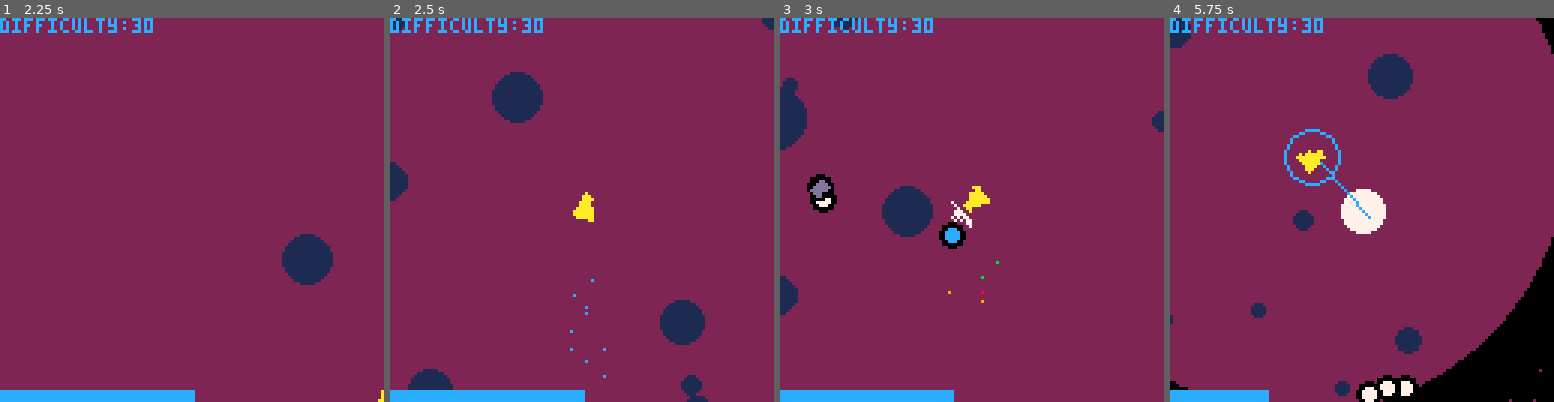
Above: before the commit, frames 1-4 (left to right).
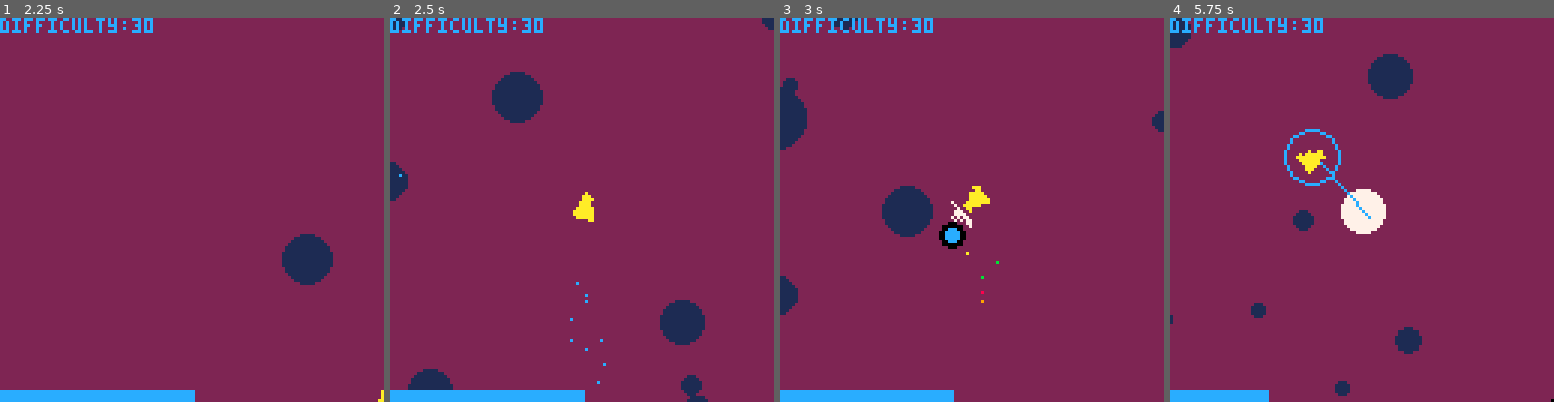
Above: after the commit, the same moments.

Repository: nerisuyu/cosmophidian
Game: PICO-8 cartridge cosmophidian.p8
The game is run twice, just before and just after one commit, with the same random seed, the same clock (stepped at 60 frames per second) and the same inputs.
Inputs:
- Up to frame 1 (2.25 s): tap X (X key) at 0.33, 1.07, 1.85 s; tap O (Z key) at 0.7, 1.7, 2.1 s; hold Right 1.6-2.1 s; hold Up from 2.15 s (still down)
- Up to frame 2 (2.5 s): release Up at 2.42 s; hold Right from 2.47 s (still down)
- Up to frame 3 (3 s): keep holding Right; tap O (Z key) at 2.5, 2.9 s; tap X (X key) at 2.97 s
- Up to frame 4 (5.75 s): release Right at 3.03 s; hold Left 3.08-3.58 s; tap O (Z key) every 0.4 s from 3.3 to 5.7 s; hold Down 3.63-3.97 s; hold Right 4.02-4.68 s; tap X (X key) at 4.08, 5.2 s; hold Up 4.73-5.03 s; hold Left 5.08-5.68 s; hold Down from 5.73 s (still down)

Frame 1 is identical in both runs. In frame 2, 0.1% of the frame differs, in the area x 2-57%, y 40-96%; in frame 3, 0.6%; in frame 4, 7.8%, in the area x 0-100%, y 0-100%.

Commit message:
started wotking on missiles

Diff:
--- a/cosmophidian.p8
+++ b/cosmophidian.p8
@@ -229,7 +229,7 @@
 	music(5,100,5)
 
 	enemy_volume_max=30
-	despawn_distance=150
+	despawn_distance=180
 	ship={x=64,y=64,dx=0,dy=0,
 						ax=0,ay=0,
 						hp=40,
@@ -378,6 +377,7 @@
 
 	//draw_collisions()
  	//clear_collisions()
+	//draw_average_position()
 
 	--[[
 	print(#projectiles,cam.x-64,cam.y-10,7)
@@ -943,10 +943,19 @@
 	return enemy_volume_max-enemy_volume_current
 end
 
-
+movement_vector={x=0,y=0}
+prev_ship_position={x=0,y=0}
 function manage_enemy_spawning()
-	if(tt%100==0) then
-
+		if tt%120==0 then
+			local current_position={x=ship.x,y=ship.y}
+			movement_vector.x=(current_position.x-prev_ship_position.x)/120
+			movement_vector.y=(current_position.y-prev_ship_position.y)/120
+			prev_ship_position = current_position
+		end
+
+
+		if(tt%100==0) then
+		--[[
 	cram_enemy({group=list_enemies,
 		volume=60,
 		c1=13,
@@ -958,6 +967,7 @@
 		volume_added=10,
 		snake_width=5},
 		template_snake)
+		]]
 	cram_enemy({group=list_enemies,
 			volume=7,
 			c1=7,
@@ -970,28 +980,61 @@
 			on_hit={fx_dissolve,oh_take_damage},
 			update={bh_face_towards_ship,bh_shoot_at_player, bh_hitbox}},
 		template_enemy)
-
+	--[[
 	cram_enemy({group=list_enemies,
-			volume_added=4,
+			volume_added=2,
 			volume=3,
 			scale=0.7,
 			speed=1.9},
 		template_enemy_fish)
-
-	end
-end
+		cram_enemy({group=list_enemies,
+			volume_added=2,
+			volume=3,
+			scale=0.7,
+			speed=1.9},
+		template_enemy_fish)
+		cram_enemy({group=list_enemies,
+			volume_added=2,
+			volume=3,
+			scale=0.7,
+			speed=1.9},
+		template_enemy_fish)
+		]]
+	end
+end
+
 
 function get_enemy_spawn_location()
-
-
-	local a={x=randb(-30,30),y=randb(-30,30)}
-	if a.x>0 then a.x+=75 else a.x-=75 end
-	if a.y>0 then a.y+=75 else a.y-=75 end
-	a.x+=ship.x
-	a.y+=ship.y
-	a.angle=randb(-10,10)
-	return a
-end
+	local maxx=100
+	local minn=70
+	local desperse=80
+	local ass={x=movement_vector.x*55+randb(-desperse,desperse),
+	y=movement_vector.y*55+randb(-desperse,desperse),
+	}
+
+	ass.x=sgn(ass.x)*min(abs(ass.x),maxx)
+	ass.y=sgn(ass.y)*min(abs(ass.y),maxx)
+
+	if not ((abs(ass.x))>minn) then
+	ass.y=sgn(ass.y)*max(abs(ass.y),minn)
+	end
+	if not ((abs(ass.y))>minn) then
+	ass.x=sgn(ass.x)*max(abs(ass.x),minn)
+	end
+	ass.x+=ship.x
+	ass.y+=ship.y
+	ass.angle=randb(-10,10)
+
+	return ass
+end
+
+--[[
+function draw_average_position()
+	ass=get_enemy_spawn_location()
+	circ(ship.x+movement_vector.x,ship.y+movement_vector.y,10,0)
+	circ(ass.x,ass.y,20,7)
+end
+]]
 
 function cram_enemy(args,template)
 	if get_table_combination(args,template).volume<=
@@ -1388,21 +1433,23 @@
 
 end
 
-function bh_shoot_at_player(a)
+function bh_shoot_at_player(self)
 	offset=randb(0,100)/100
-	ang=atan2(-a.x+ship.x,
-		-a.y+ship.y)
+	ang=atan2(-self.x+ship.x,
+		-self.y+ship.y)
 	if tt%60==0 or (tt+5)%60==0 or (tt+10)%60==0 then
 	for i=0,0 do
 		sfx(39,3)
+		shoot_missile(self,ship)
+		--[[
 	add_object(
 		{
 		group=list_projectiles,
 		friendly=false,
 		hp=240,
 		speed=0.1,
-		x=a.x,
-		y=a.y,
+		x=self.x,
+		y=self.y,
 		radia=7,
 		seed=i/3,
 		speed=1,//+randb(-2,2)/20,
@@ -1414,7 +1461,9 @@
 		damage=2,
 		on_death={fx_dissolve,remove_object}},
 		template_bullet)
-		end
+		]]
+		end
+
 	end
 end
 
@@ -1765,6 +1814,47 @@
     draw=drw_circle,
 	on_death={remove_object}
 }
+
+function noise(x)
+	return sin (2 * x) + sin(3.14 * x)
+end
+
+function shoot_missile(self,other)
+	local new_missile=add_object({group=list_particles,
+		x=self.x,
+		y=self.y,
+		c1=self.c1},
+		template_missile)
+	local lifespan=new_missile.hp
+	local trajectory_start = table_clone(self)
+	local trajectory_end = table_clone(other)
+	add_animation(function ()
+		for i=0,lifespan do
+			local part=i/lifespan
+		new_missile.x=trajectory_start.x+(part^3)*(trajectory_end.x-trajectory_start.x)+2*noise(tt+part)*(1-(1-2*part)^2)
+		new_missile.y=trajectory_start.y+(part^3)*(trajectory_end.y-trajectory_start.y)+2*noise(tt+part+2)*(1-(1-2*part)^2)
+		yield();
+		end
+	end)
+end
+function bh_leave_trail(self)
+	add_object({group=list_particles,
+			x=self.x,
+			y=self.y,
+			hp=60,
+			c1=self.c1},
+			template_basic_particle)
+end
+
+template_missile={
+	parent=template_basic_particle,
+	hp=120,
+	collider_r=2,
+	update={bh_tick_hp},
+	on_death={remove_object},
+	draw=drw_debug
+}
+
 
 template_pellet={
 	parent=template_basic_particle,
